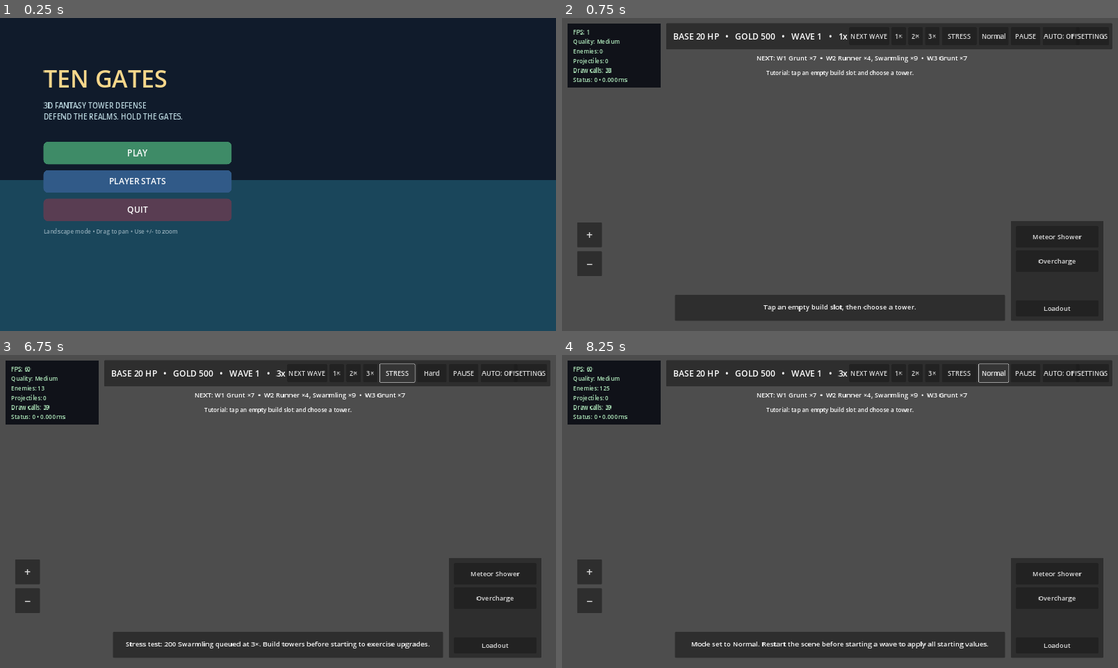
Above: before the commit, frames 1-4 (two rows, left to right).
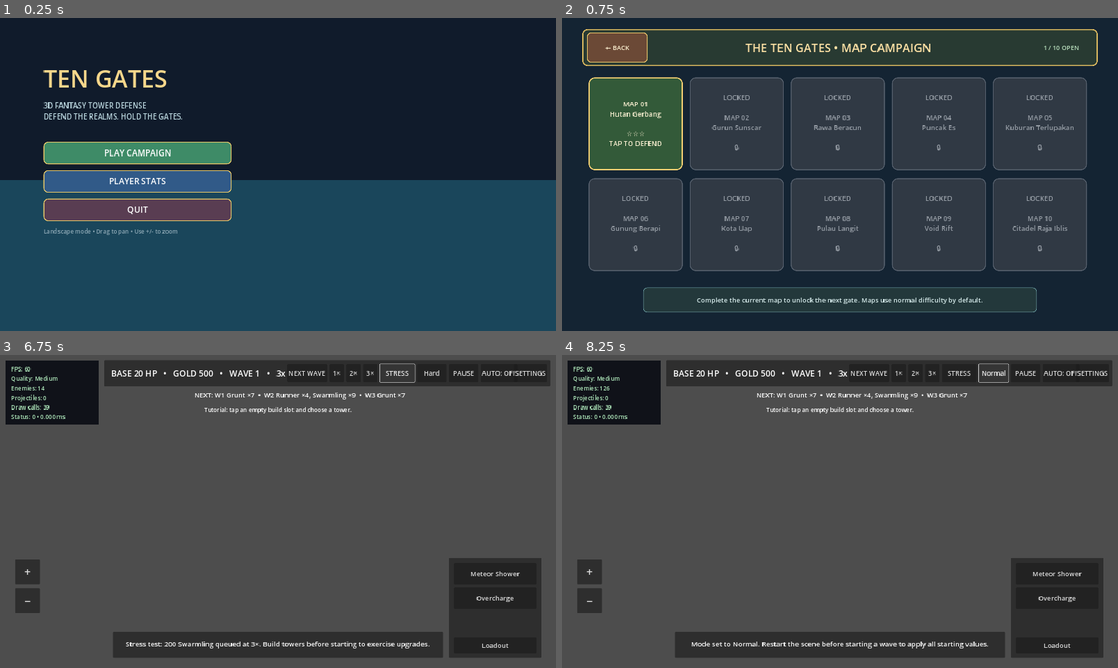
Above: after the commit, the same moments.

Repository: harryshabri0/ten-gates
Game: Godot game, scene res://scenes/ui/main_menu.tscn
The game is run twice, just before and just after one commit, with the same random seed, the same clock (stepped at 60 frames per second) and the same inputs.
Inputs (mouse positions are in pixels of both pictures, inside the frame that each line leads up to):
- Up to frame 1 (0.25 s): no input
- Up to frame 2 (0.75 s): click (701, 152) at 0.5 s, where only the run before the commit has a clickable "PLAY"
- Up to frame 3 (6.75 s): click (72, 461) at 1.25 s, where only the run after the commit has a clickable "MAP 01 Hutan Gerbang ☆☆☆ TAP …"; click "Normal" at 2 s; click "NEXT WAVE" at 2.75 s; click "NEXT WAVE" at 3.5 s; click "1×" at 4.25 s; click "2×" at 5 s; click "3×" at 5.75 s; click "STRESS" at 6.5 s
- Up to frame 4 (8.25 s): click "Hard" at 7.25 s; click "Easy" at 8 s

The runs differ from the first frame. In frame 1, 0.8% of the frame differs, in the area x 7-42%, y 39-65%; in frame 2, 90%, in the area x 0-100%, y 0-100%; in frame 3, less than 0.1%; in frame 4, less than 0.1%.
Error in both runs: Invalid call. Nonexistent 'String' constructor. (res://scripts/gameplay/wave_director.gd:58)

Commit message:
Add sequential ten-map campaign selection

Diff:
--- a/project.godot
+++ b/project.godot
@@ -5,7 +5,7 @@
 [application]
 
 config/name="Ten Gates"
-config/version="1.0.1"
+config/version="1.0.2"
 config/icon="res://assets/release/ten_gates_icon.png"
 run/main_scene="res://scenes/ui/main_menu.tscn"
 config/features=PackedStringArray("4.3", "Mobile")
--- /dev/null
+++ b/scenes/meta/map_select.tscn
@@ -0,0 +1,12 @@
+[gd_scene load_steps=2 format=3]
+
+[ext_resource type="Script" path="res://scripts/meta/map_select.gd" id="1_map_select"]
+
+[node name="MapSelect" type="Control"]
+layout_mode = 3
+anchors_preset = 15
+anchor_right = 1.0
+anchor_bottom = 1.0
+grow_horizontal = 2
+grow_vertical = 2
+script = ExtResource("1_map_select")
--- a/scripts/gameplay/game_controller.gd
+++ b/scripts/gameplay/game_controller.gd
@@ -82,7 +82,9 @@
 	_boss_controller.telegraph_started.connect(_on_boss_telegraph)
 	_spell_system.bind(_enemy_manager, _status_system)
 	var active_run: Dictionary = SaveManager.get_active_run()
-	var level_id: String = String(active_run.get("level_id", "1-1"))
+	var session: Dictionary = SaveManager.get_section("session")
+	var selected_level_id: String = String(session.get("selected_level_id", "1-1"))
+	var level_id: String = String(active_run.get("level_id", selected_level_id))
 	var level: Dictionary = _wave_director.load_level_id(level_id, _enemy_manager)
 	_current_level = level
 	_apply_level_layout(level)
--- a/scripts/meta/campaign.gd
+++ b/scripts/meta/campaign.gd
@@ -68,6 +68,15 @@
 	var boss: Dictionary = Dictionary(_levels.get(_level_key(world - 1, LEVELS_PER_WORLD), {}))
 	return bool(boss.get("boss_defeated", false)) and get_world_stars(world - 1) >= STARS_TO_UNLOCK_NEXT_WORLD
 
+func is_map_unlocked(map_number: int) -> bool:
+	## Main-menu progression uses one featured map from each world. A player only
+	## needs to complete the immediately previous featured map to open the next.
+	if map_number < 1 or map_number > WORLD_COUNT:
+		return false
+	if map_number == 1:
+		return true
+	return get_level_stars(map_number - 1, 1) > 0
+
 func highest_completed_world() -> int:
 	var completed: int = 0
 	for world: int in WORLD_COUNT:
--- /dev/null
+++ b/scripts/meta/map_select.gd
@@ -0,0 +1,122 @@
+extends Control
+## Original fantasy-cartoon campaign selection for the ten featured maps.
+
+const MAP_COLORS: Array[Color] = [
+	Color("477d4f"), Color("b17a39"), Color("55744c"), Color("75a9b9"), Color("77657c"),
+	Color("b34d32"), Color("657982"), Color("79a8d1"), Color("625287"), Color("903d4a")
+]
+
+var _campaign: Campaign = Campaign.new()
+var _detail: Label
+
+func _ready() -> void:
+	_campaign.load_data(SaveManager.get_section("campaign"))
+	_build_interface()
+
+func _build_interface() -> void:
+	var background := ColorRect.new()
+	background.color = Color("142433")
+	background.set_anchors_and_offsets_preset(Control.PRESET_FULL_RECT)
+	add_child(background)
+	var header := PanelContainer.new()
+	header.position = Vector2(70, 38)
+	header.size = Vector2(1780, 128)
+	header.add_theme_stylebox_override("panel", _panel_style(Color("283a32"), Color("d8b65e"), 4, 18))
+	add_child(header)
+	var header_row := HBoxContainer.new()
+	header.add_child(header_row)
+	var back := _button("← BACK", Color("6b4936"))
+	back.custom_minimum_size = Vector2(210, 74)
+	back.pressed.connect(func() -> void: AudioDirector.play_ui(); get_tree().change_scene_to_file("res://scenes/ui/main_menu.tscn"))
+	header_row.add_child(back)
+	var title := Label.new()
+	title.text = "THE TEN GATES • MAP CAMPAIGN"
+	title.horizontal_alignment = HORIZONTAL_ALIGNMENT_CENTER
+	title.size_flags_horizontal = Control.SIZE_EXPAND_FILL
+	title.add_theme_font_size_override("font_size", 40)
+	title.add_theme_color_override("font_color", Color("ffe2a5"))
+	header_row.add_child(title)
+	var progress := Label.new()
+	progress.text = "%d / 10 OPEN" % _unlocked_count()
+	progress.custom_minimum_size = Vector2(220, 0)
+	progress.horizontal_alignment = HORIZONTAL_ALIGNMENT_CENTER
+	progress.add_theme_font_size_override("font_size", 22)
+	progress.add_theme_color_override("font_color", Color("b9dfbd"))
+	header_row.add_child(progress)
+	var grid := GridContainer.new()
+	grid.columns = 5
+	grid.position = Vector2(92, 205)
+	grid.size = Vector2(1736, 690)
+	grid.add_theme_constant_override("h_separation", 24)
+	grid.add_theme_constant_override("v_separation", 28)
+	add_child(grid)
+	for map_index: int in Campaign.WORLD_COUNT:
+		grid.add_child(_map_card(map_index + 1))
+	var guide := PanelContainer.new()
+	guide.position = Vector2(280, 930)
+	guide.size = Vector2(1360, 86)
+	guide.add_theme_stylebox_override("panel", _panel_style(Color("23383b"), Color("6a9ba0"), 2, 14))
+	add_child(guide)
+	_detail = Label.new()
+	_detail.text = "Complete the current map to unlock the next gate. Maps use normal difficulty by default."
+	_detail.horizontal_alignment = HORIZONTAL_ALIGNMENT_CENTER
+	_detail.vertical_alignment = VERTICAL_ALIGNMENT_CENTER
+	_detail.add_theme_font_size_override("font_size", 23)
+	_detail.add_theme_color_override("font_color", Color("d9eeee"))
+	guide.add_child(_detail)
+
+func _map_card(map_number: int) -> Button:
+	var unlocked: bool = _campaign.is_map_unlocked(map_number)
+	var stars: int = _campaign.get_level_stars(map_number, 1)
+	var card := Button.new()
+	card.custom_minimum_size = Vector2(325, 320)
+	card.disabled = not unlocked
+	card.tooltip_text = "Complete Map %d first." % (map_number - 1) if not unlocked else "Play Map %d" % map_number
+	var world_name: String = _campaign.get_world_name(map_number)
+	if unlocked:
+		card.text = "MAP %02d\n%s\n\n%s\nTAP TO DEFEND" % [map_number, world_name, "★".repeat(stars) + "☆".repeat(3 - stars)]
+		card.add_theme_stylebox_override("normal", _panel_style(MAP_COLORS[map_number - 1].darkened(0.28), Color("f2cf72"), 4, 20))
+		card.add_theme_stylebox_override("hover", _panel_style(MAP_COLORS[map_number - 1], Color("fff0b5"), 5, 20))
+		card.add_theme_color_override("font_color", Color("fff4d6"))
+		card.pressed.connect(_start_map.bind(map_number))
+	else:
+		card.text = "LOCKED\n\nMAP %02d\n%s\n\n🔒" % [map_number, world_name]
+		card.add_theme_stylebox_override("disabled", _panel_style(Color("303944"), Color("56606d"), 3, 20))
+		card.add_theme_color_override("font_disabled_color", Color("9aa1a9"))
+	card.add_theme_font_size_override("font_size", 24)
+	return card
+
+func _start_map(map_number: int) -> void:
+	AudioDirector.play_build()
+	SaveManager.clear_active_run()
+	SaveManager.set_section("session", {"selected_level_id": "%d-1" % map_number}, false)
+	PlayerStats.flush()
+	get_tree().change_scene_to_file("res://scenes/game/game_root.tscn")
+
+func _unlocked_count() -> int:
+	var count: int = 0
+	for map_index: int in Campaign.WORLD_COUNT:
+		if _campaign.is_map_unlocked(map_index + 1):
+			count += 1
+	return count
+
+func _button(text: String, color: Color) -> Button:
+	var button := Button.new()
+	button.text = text
+	button.add_theme_font_size_override("font_size", 22)
+	button.add_theme_color_override("font_color", Color("fff3d3"))
+	button.add_theme_stylebox_override("normal", _panel_style(color, Color("e9c46a"), 3, 14))
+	button.add_theme_stylebox_override("hover", _panel_style(color.lightened(0.12), Color.WHITE, 4, 14))
+	return button
+
+func _panel_style(background: Color, border: Color, width: int, radius: int) -> StyleBoxFlat:
+	var style := StyleBoxFlat.new()
+	style.bg_color = background
+	style.border_color = border
+	style.set_border_width_all(width)
+	style.set_corner_radius_all(radius)
+	style.content_margin_left = 16
+	style.content_margin_right = 16
+	style.content_margin_top = 12
+	style.content_margin_bottom = 12
+	return style
--- a/scripts/ui/main_menu.gd
+++ b/scripts/ui/main_menu.gd
@@ -34,7 +34,7 @@
 	var spacer := Control.new()
 	spacer.custom_minimum_size.y = 30
 	layout.add_child(spacer)
-	layout.add_child(_button("PLAY", _play, Color("3e8b67")))
+	layout.add_child(_button("PLAY CAMPAIGN", _play, Color("3e8b67")))
 	layout.add_child(_button("PLAYER STATS", _toggle_stats, Color("315a88")))
 	layout.add_child(_button("QUIT", _quit, Color("593d52")))
 	var note := Label.new()
@@ -69,17 +69,23 @@
 	button.add_theme_color_override("font_color", Color.WHITE)
 	var normal := StyleBoxFlat.new()
 	normal.bg_color = color
+	normal.border_color = Color("e7c869")
+	normal.set_border_width_all(3)
 	normal.corner_radius_top_left = 16
 	normal.corner_radius_top_right = 16
 	normal.corner_radius_bottom_left = 16
 	normal.corner_radius_bottom_right = 16
 	button.add_theme_stylebox_override("normal", normal)
+	var hover := normal.duplicate()
+	hover.bg_color = color.lightened(0.14)
+	hover.border_color = Color("fff2bb")
+	button.add_theme_stylebox_override("hover", hover)
 	button.pressed.connect(func() -> void: AudioDirector.play_ui(); action.call())
 	return button
 
 func _play() -> void:
 	PlayerStats.flush()
-	get_tree().change_scene_to_file("res://scenes/game/game_root.tscn")
+	get_tree().change_scene_to_file("res://scenes/meta/map_select.tscn")
 
 func _toggle_stats() -> void:
 	_stats_panel.visible = not _stats_panel.visible
Not shown, changed: export_presets.cfg
